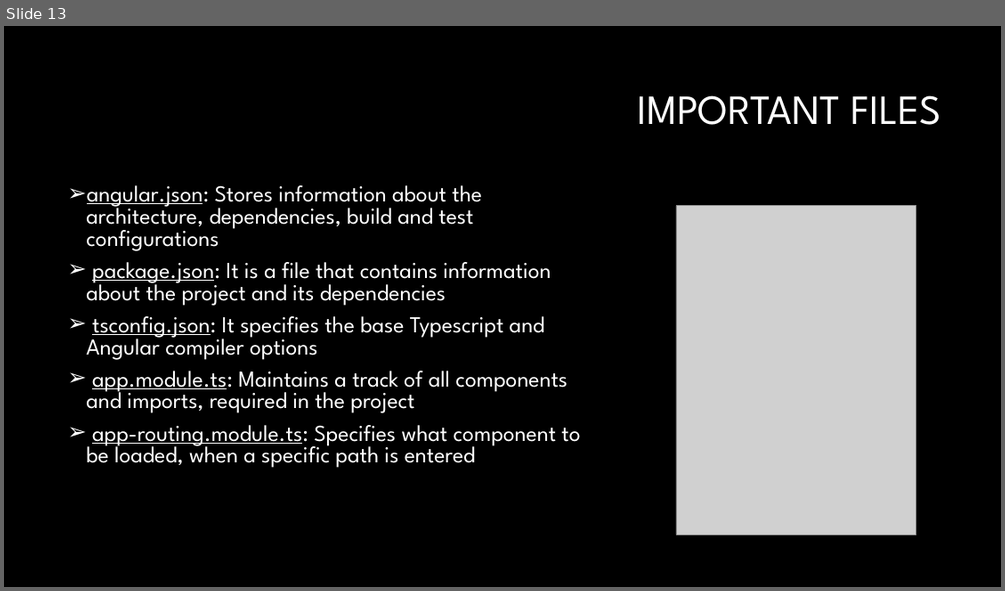
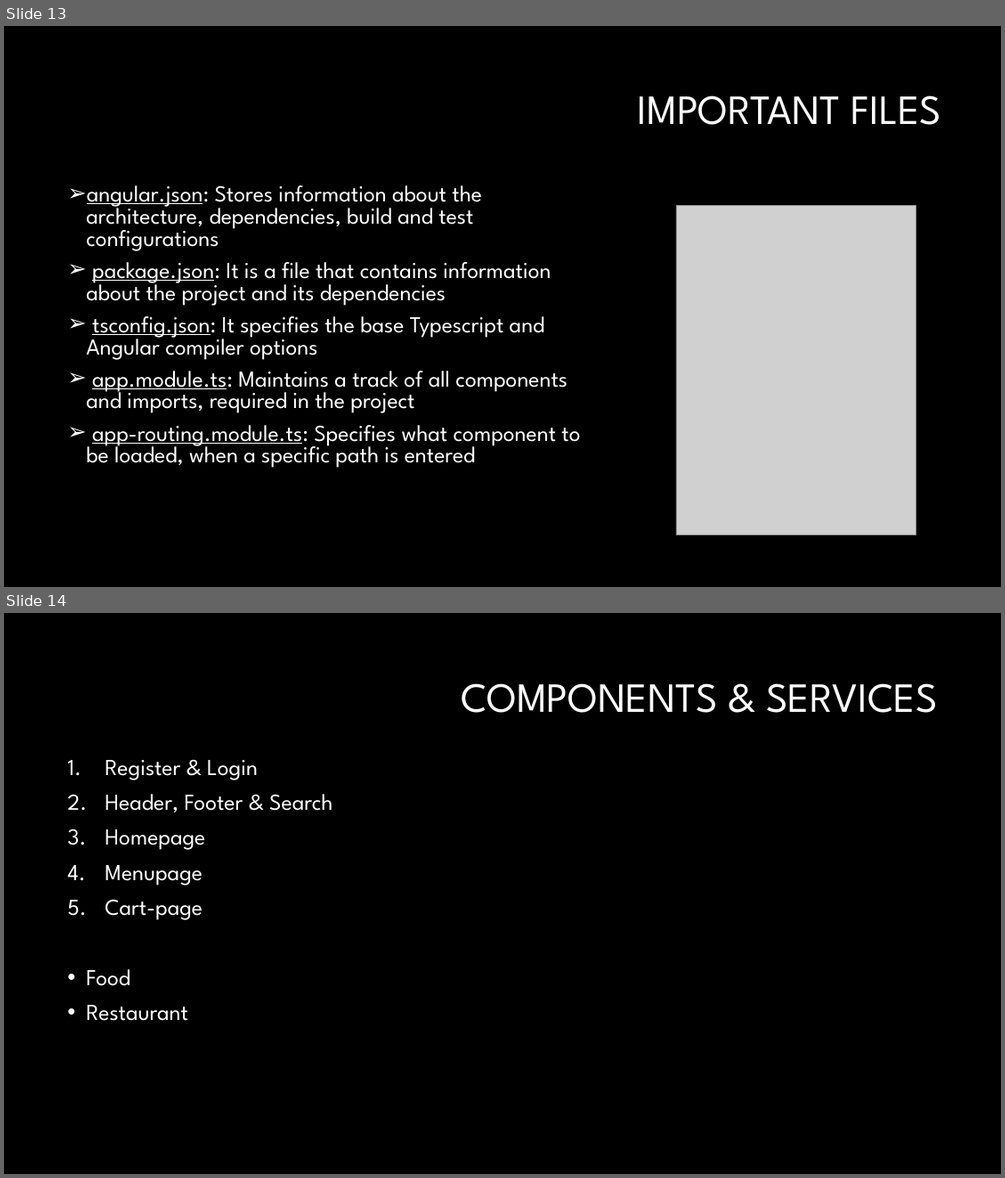
Before and after one commit to ashimaakash03/food-delivery-app, a slide deck: FOOD DELIVERY APPLICATION.pptx. Shown one above the other, each under a label of ours: slide 13 before the commit, slides 13 and 14 after it. The pictures are 1005x591 and 1005x1178 pixels, drawn with LibreOffice and Linux fonts; fonts in the diff are those of the drawing; grey boxes stand for pictures; background and template pictures are left out. Boxes give left, top, right and bottom in pixels: in the first picture for what was removed or moved away, otherwise in the second. Text is boxed around its words. In the diff, an @@ line names an element or a change of style, - is before the commit and + after.

```diff
--- a/FOOD DELIVERY APPLICATION.pptx
+++ b/FOOD DELIVERY APPLICATION.pptx
@@ slide 14 added at bbox=[4, 613, 1001, 1174], background #000000 @@
@@ title added at bbox=[461, 683, 937, 713], 40 pt, text #FFFFFF @@
+COMPONENTS & SERVICES
@@ text added at bbox=[86, 760, 332, 1021], 22 pt, text #FFFFFF @@
+1. Register & Login
+2. Header, Footer & Search
+3. Homepage
+4. Menupage
+5. Cart-page
+• Food
+• Restaurant
```
Also in this commit, not shown: 1 slide changed, 7 other slides added, 5 slides removed, 6 other files.
